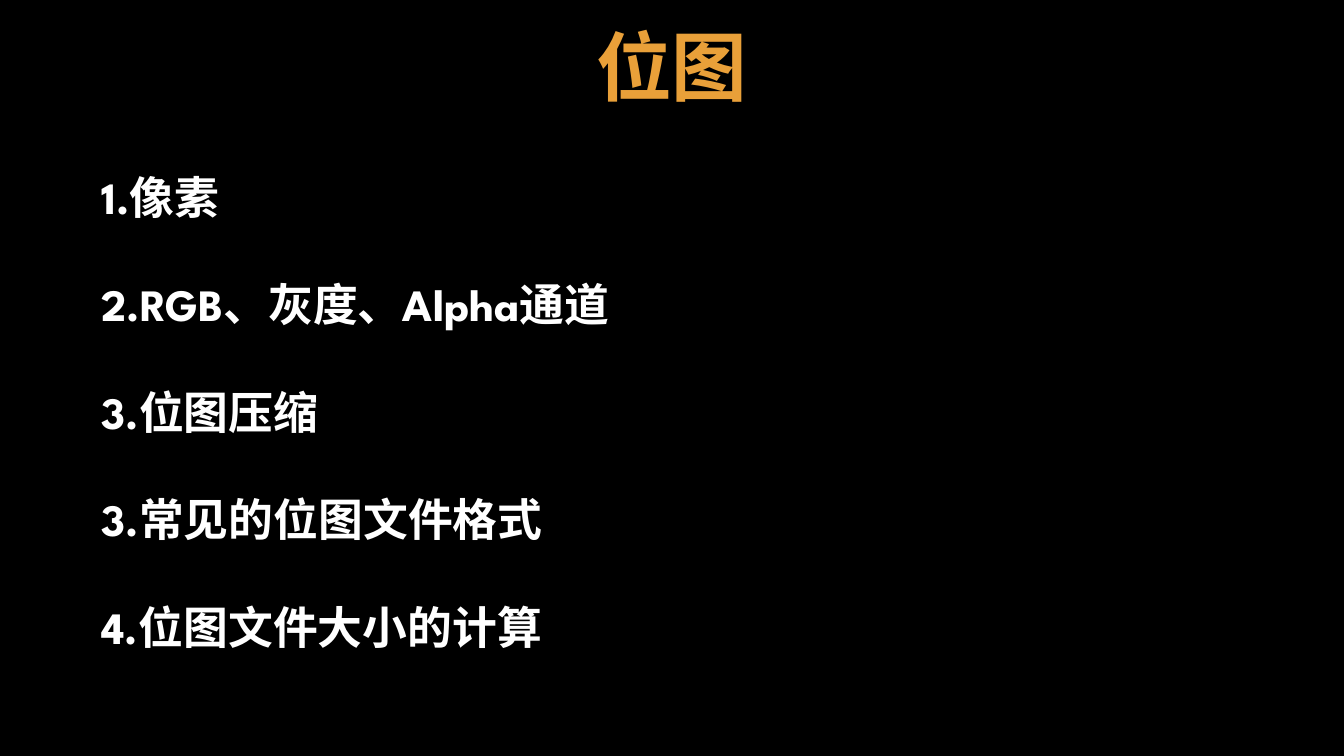
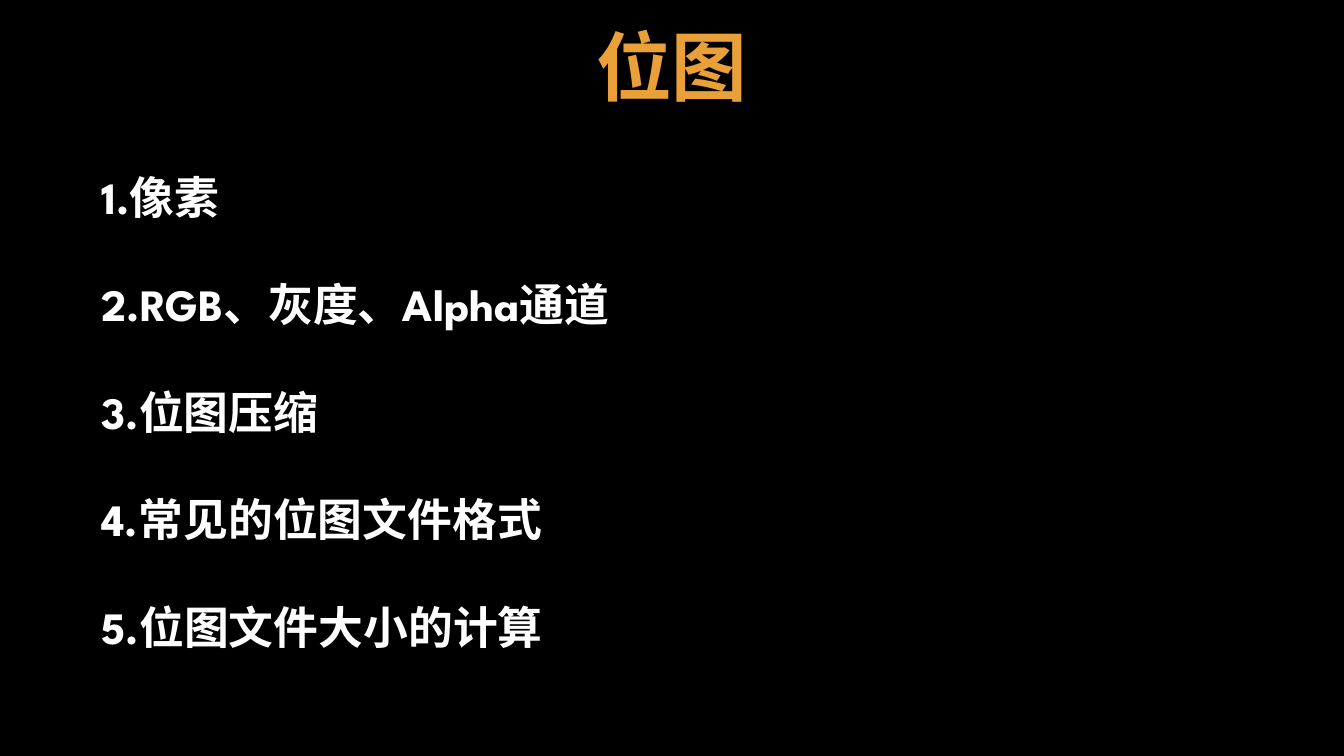
Before and after one commit to TomisTony/Techshare, a slide deck: slide 9 of 初探多媒体.pptx. Drawn at 1344x756 pixels with LibreOffice and Linux fonts; fonts in the diff are those of the drawing; background and template pictures are left out. Boxes give left, top, right and bottom in pixels: in the first picture for what was removed or moved away, otherwise in the second. Text is boxed around its words. In the diff, an @@ line names an element or a change of style, - is before the commit and + after.

```diff
--- a/初探多媒体.pptx
+++ b/初探多媒体.pptx
@@ text at box(101, 497, 542, 648): text changed @@
-3.常见的位图文件格式
-4.位图文件大小的计算
+4.常见的位图文件格式
+5.位图文件大小的计算
```
Also in this commit, not shown: 3 other slides changed, 7 slides added, 6 other files.
